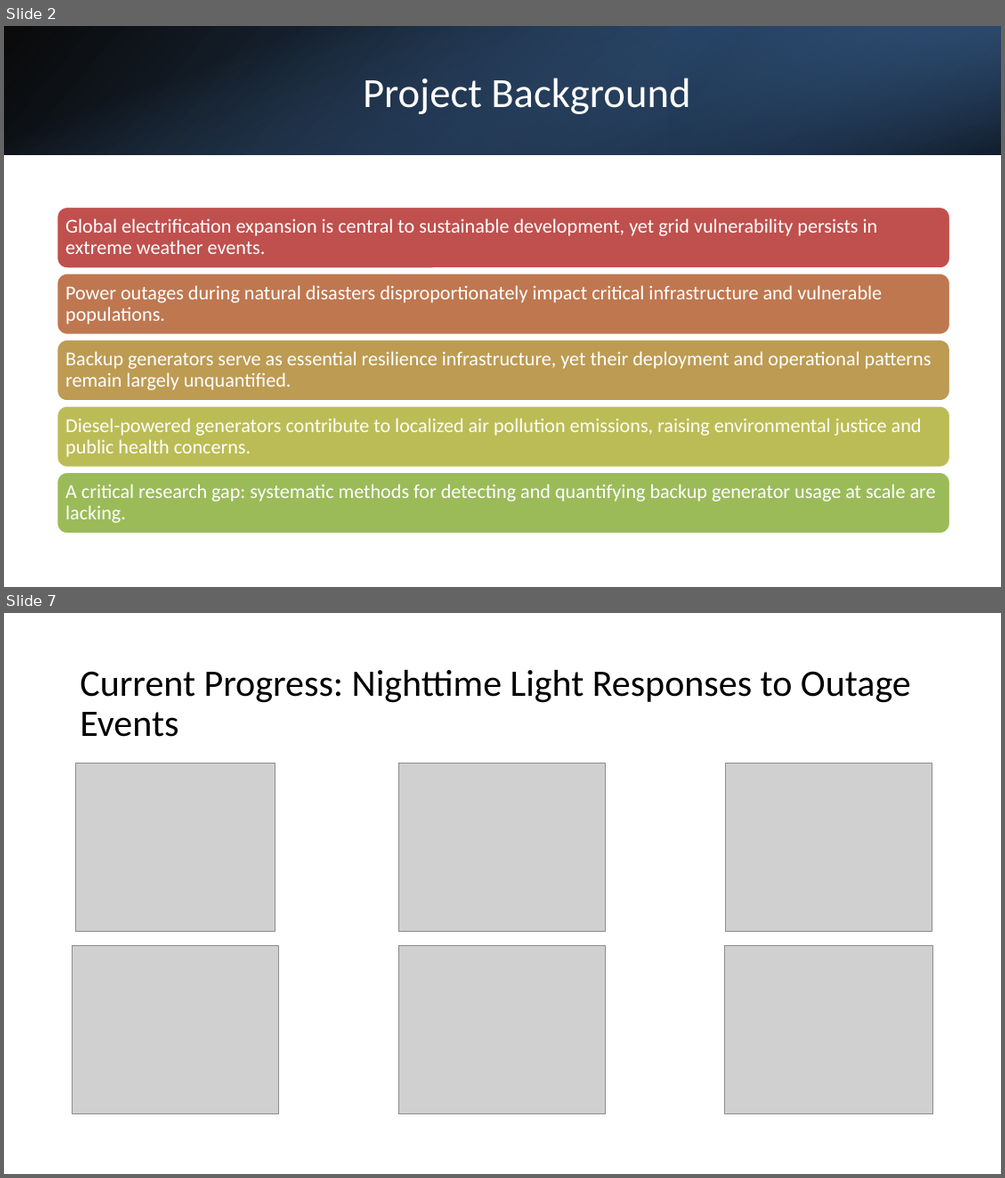
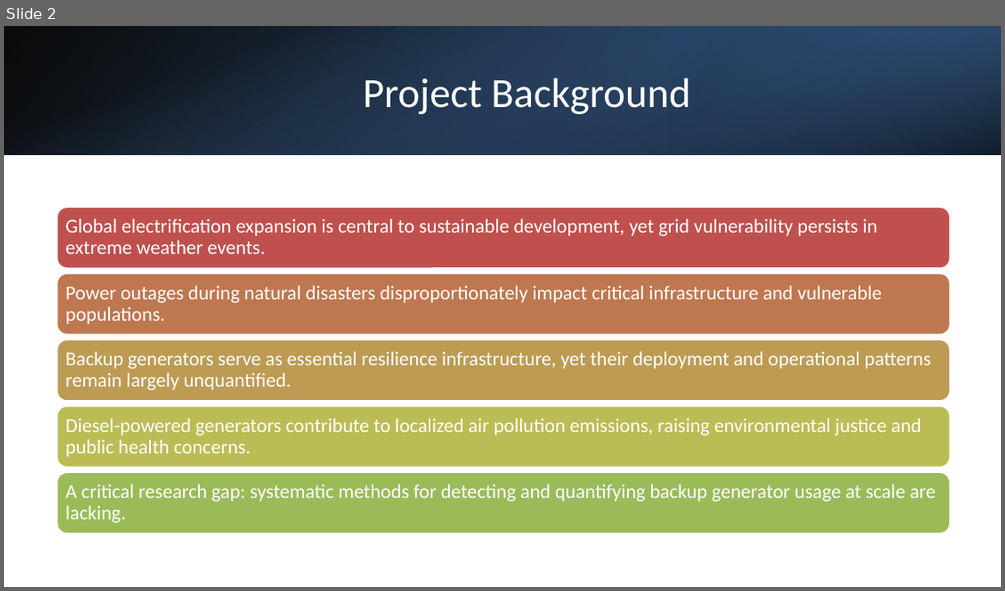
Before and after one commit to ZhiyuanZhaoMicheal/Practicum, a slide deck: docs/Backup_Generator_Project.pptx. Shown one above the other, each under a label of ours: slides 2 and 7 before the commit, slide 2 after it; the slides between them are not shown. The pictures are 1005x1178 and 1005x591 pixels, drawn with LibreOffice and Linux fonts; fonts in the diff are those of the drawing; grey boxes stand for pictures. Boxes give left, top, right and bottom in pixels: in the first picture for what was removed or moved away, otherwise in the second. Text is boxed around its words. In the diff, an @@ line names an element or a change of style, - is before the commit and + after.

```diff
--- a/docs/Backup_Generator_Project.pptx
+++ b/docs/Backup_Generator_Project.pptx
@@ slide 7 removed at (x1=4, y1=613, x2=1001, y2=1174), background #FFFFFF @@
@@ text removed at (x1=80, y1=670, x2=911, y2=737) @@
-Current Progress: Nighttime Light Responses to Outage Events
@@ picture removed at (x1=76, y1=763, x2=275, y2=932) @@
@@ picture removed at (x1=399, y1=763, x2=606, y2=932) @@
@@ picture removed at (x1=726, y1=763, x2=932, y2=932) @@
@@ picture removed at (x1=72, y1=945, x2=278, y2=1113) @@
@@ picture removed at (x1=399, y1=945, x2=606, y2=1113) @@
@@ picture removed at (x1=724, y1=945, x2=933, y2=1113) @@
```
Also in this commit, not shown: 3 slides changed, 5 slides added, 1 other slide removed, 3 other files.
